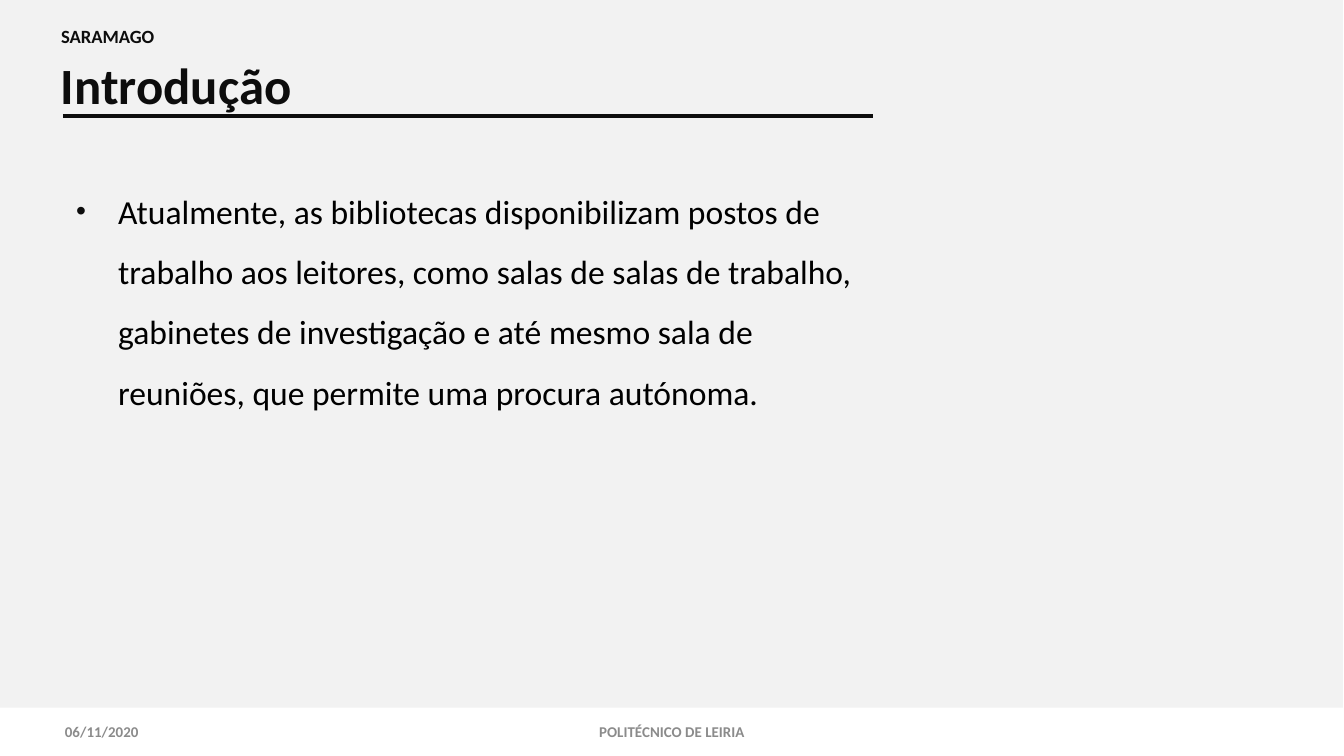
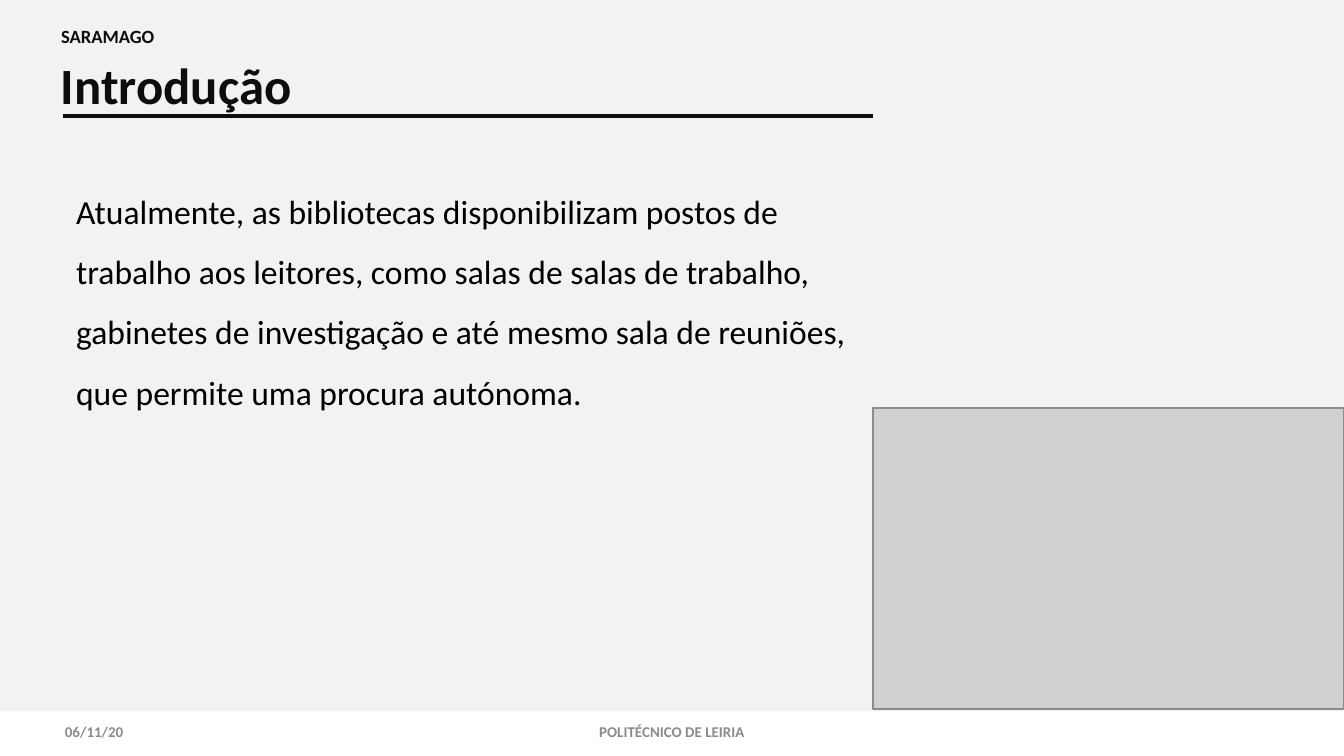
Before and after one commit to 2180622/IPL_PSI_ProjetoFinal_SARAMAGO, a slide deck: slide 3 of documentacao/Especificacao_Sistema_Informacao/android/IPL-TeSP-AMSI-SARAMAGO.pptx. Drawn at 1344x756 pixels with LibreOffice and Linux fonts; fonts in the diff are those of the drawing; grey boxes stand for pictures. Boxes give left, top, right and bottom in pixels: in the first picture for what was removed or moved away, otherwise in the second. Text is boxed around its words. In the diff, an @@ line names an element or a change of style, - is before the commit and + after.

```diff
--- a/documentacao/Especificacao_Sistema_Informacao/android/IPL-TeSP-AMSI-SARAMAGO.pptx
+++ b/documentacao/Especificacao_Sistema_Informacao/android/IPL-TeSP-AMSI-SARAMAGO.pptx
@@ rectangle: place and size @@
-rectangle at [0, 0, 1343, 707]
+rectangle at [0, 0, 1344, 711]
@@ text "Atualmente, as bibliotecas disponibilizam postos ..." at [76, 200, 845, 411]: bullet • to none @@
@@ picture added at [874, 409, 1344, 710] @@
@@ text at [65, 726, 123, 738]: text changed @@
-06/11/2020
+06/11/20
```
Also in this commit, not shown: 10 other slides changed, 8 slides added.
